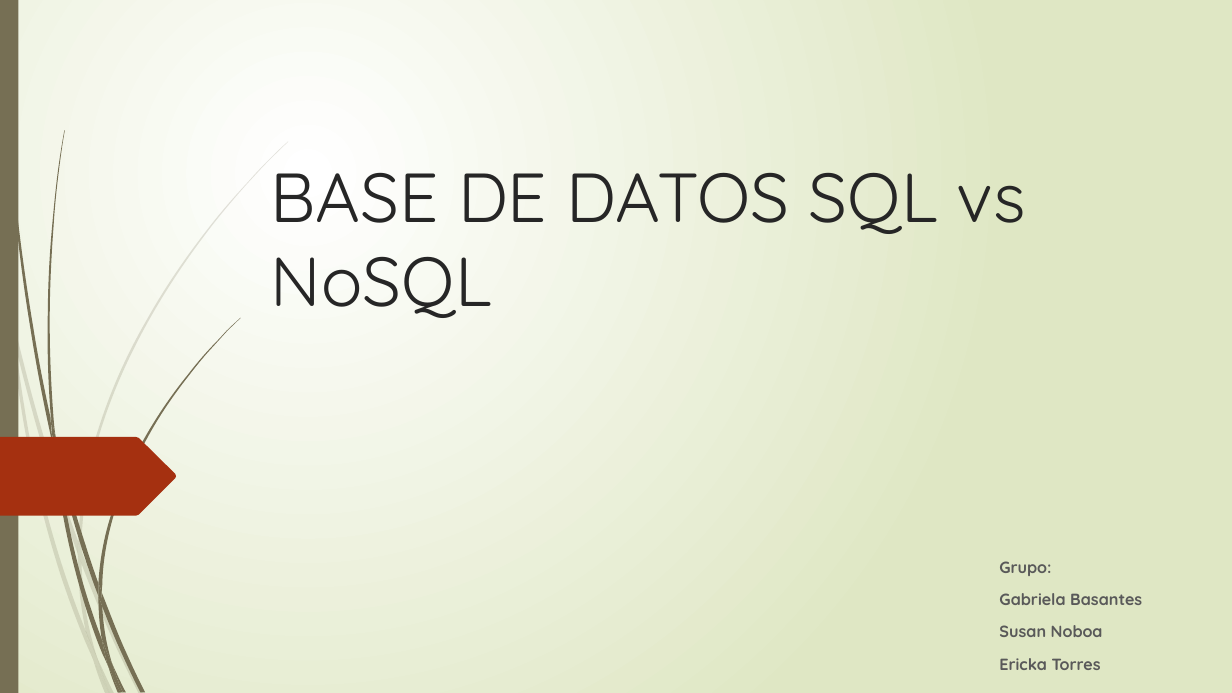
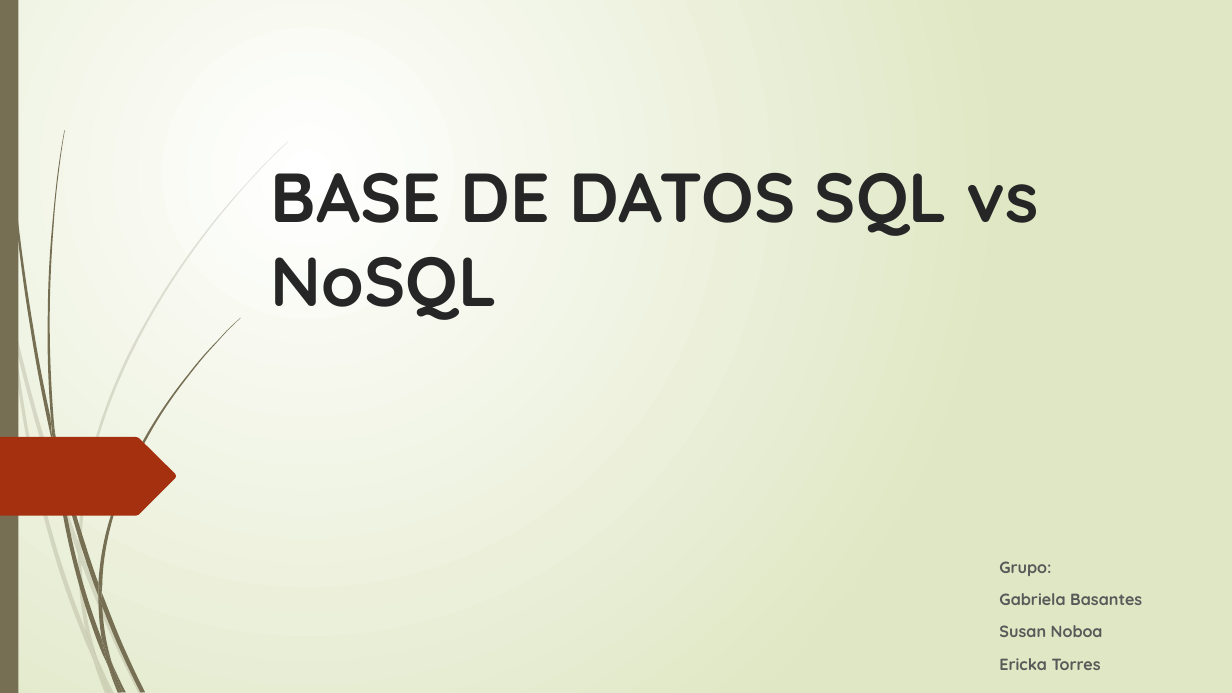
Before and after one commit to Ericka1/Taller-3, a slide deck: slide 1 of BASE DE DATOS SQL vs NoSQL.pptx. Drawn at 1232x693 pixels with LibreOffice and Linux fonts; fonts in the diff are those of the drawing. Boxes give left, top, right and bottom in pixels: in the first picture for what was removed or moved away, otherwise in the second. Text is boxed around its words. In the diff, an @@ line names an element or a change of style, - is before the commit and + after.

```diff
--- a/BASE DE DATOS SQL vs NoSQL.pptx
+++ b/BASE DE DATOS SQL vs NoSQL.pptx
@@ title "BASE DE DATOS SQL vs ..." at box(271, 173, 1039, 320): bold on @@
```
Also in this commit, not shown: 1 other file.
